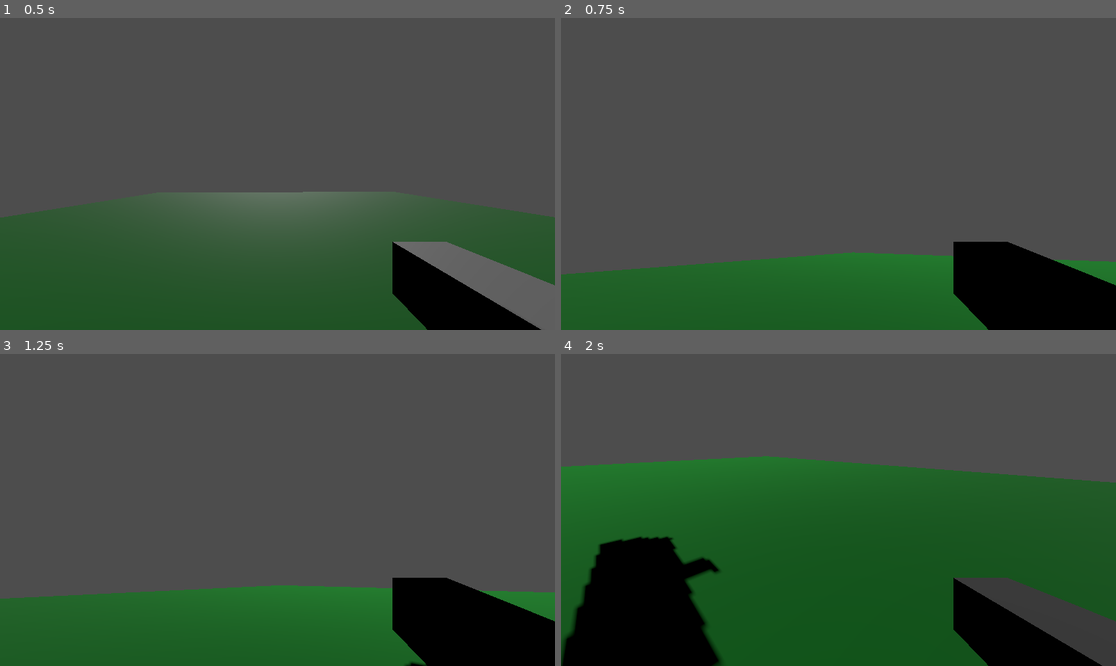
Above: before the commit, frames 1-4 (two rows, left to right).
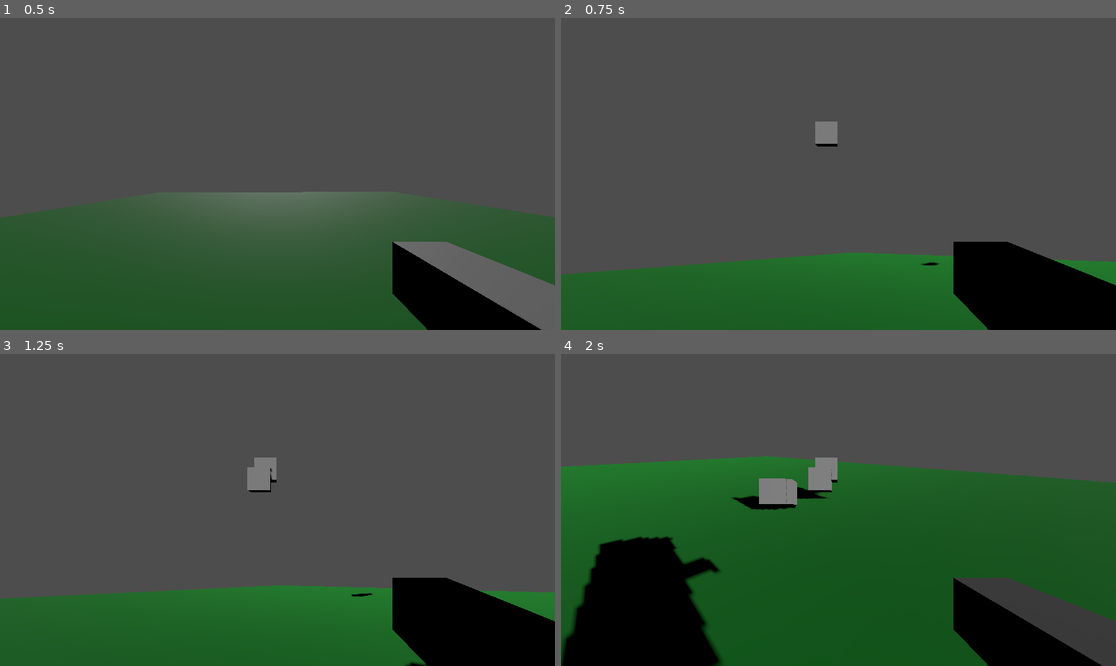
Above: after the commit, the same moments.

Repository: G4vp/BugCraft
Game: Godot game, scene res://Scenes/testEnv.tscn
Same seed, same stepped clock (60 frames per second), same inputs: the game is played once before the commit and once after it.
Inputs (mouse positions are in pixels of both pictures, inside the frame that each line leads up to):
- Up to frame 1 (0.5 s): no input
- Up to frame 2 (0.75 s): move the mouse to (960, 158) at 0.52 s; hold D (key_right) from 0.53 s (still down); click (960, 158) at 0.67 s
- Up to frame 3 (1.25 s): keep holding D (key_right); tap Space (key_jump) at 0.77 s
- Up to frame 4 (2 s): move the mouse to (727, 525) at 1.27 s; release D (key_right) at 1.28 s; hold S (key_down) from 1.28 s (still down); click (727, 525) at 1.42 s; tap Space (key_jump) at 1.52 s

Frame 1 is identical in both runs. In frame 2, 0.3% of the frame differs, in the area x 45-69%, y 33-80%; in frame 3, 0.5%; in frame 4, 1.4%, in the area x 30-50%, y 33-51%.

Commit message:
Cube instance

Diff:
--- /dev/null
+++ b/Scenes/cube.gd
@@ -0,0 +1,14 @@
+extends StaticBody3D
+
+
+# Called when the node enters the scene tree for the first time.
+func _ready():
+	pass # Replace with function body.
+
+
+# Called every frame. 'delta' is the elapsed time since the previous frame.
+func _process(delta):
+	pass
+
+func place_cube(pos_x, pos_y, pos_z):
+	position = Vector3(pos_x,pos_y,pos_z)
--- /dev/null
+++ b/Scenes/cube.tscn
@@ -0,0 +1,17 @@
+[gd_scene load_steps=4 format=3 uid="uid://du4v866un7q5a"]
+
+[ext_resource type="Script" path="res://Scenes/cube.gd" id="1_uc7qp"]
+
+[sub_resource type="BoxShape3D" id="BoxShape3D_ioofa"]
+
+[sub_resource type="BoxMesh" id="BoxMesh_btd7m"]
+
+[node name="cube" type="StaticBody3D"]
+script = ExtResource("1_uc7qp")
+
+[node name="CollisionShape3D" type="CollisionShape3D" parent="."]
+shape = SubResource("BoxShape3D_ioofa")
+
+[node name="MeshInstance3D" type="MeshInstance3D" parent="."]
+mesh = SubResource("BoxMesh_btd7m")
+skeleton = NodePath("../CollisionShape3D")
--- a/Scripts/player.gd
+++ b/Scripts/player.gd
@@ -12,16 +12,25 @@
 var rot_y = 0
 
 func _ready():
+
 	Input.mouse_mode = Input.MOUSE_MODE_CONFINED_HIDDEN
 
 func _physics_process(delta):
 	player_movement(delta)
-
 	move_and_slide()
 
 func _input(event):
 	if event is InputEventMouseMotion:
 		player_camera(event)
+	if event is InputEventMouseButton:
+		action_place_block()
+
+func action_place_block():
+# Do Something
+	var cube = preload("res://Scenes/cube.tscn").instantiate()
+	cube.place_cube(self.position.x,self.position.y,self.position.z - 10)
+	add_child(cube)
+
 
 func player_camera(event):
 	# modify accumulated mouse rotation
--- a/project.godot
+++ b/project.godot
@@ -12,7 +12,7 @@
 
 config/name="BugCraft"
 run/main_scene="res://Scenes/testEnv.tscn"
-config/features=PackedStringArray("4.0", "Forward Plus")
+config/features=PackedStringArray("4.1", "Forward Plus")
 config/icon="res://icon.svg"
 
 [dotnet]
